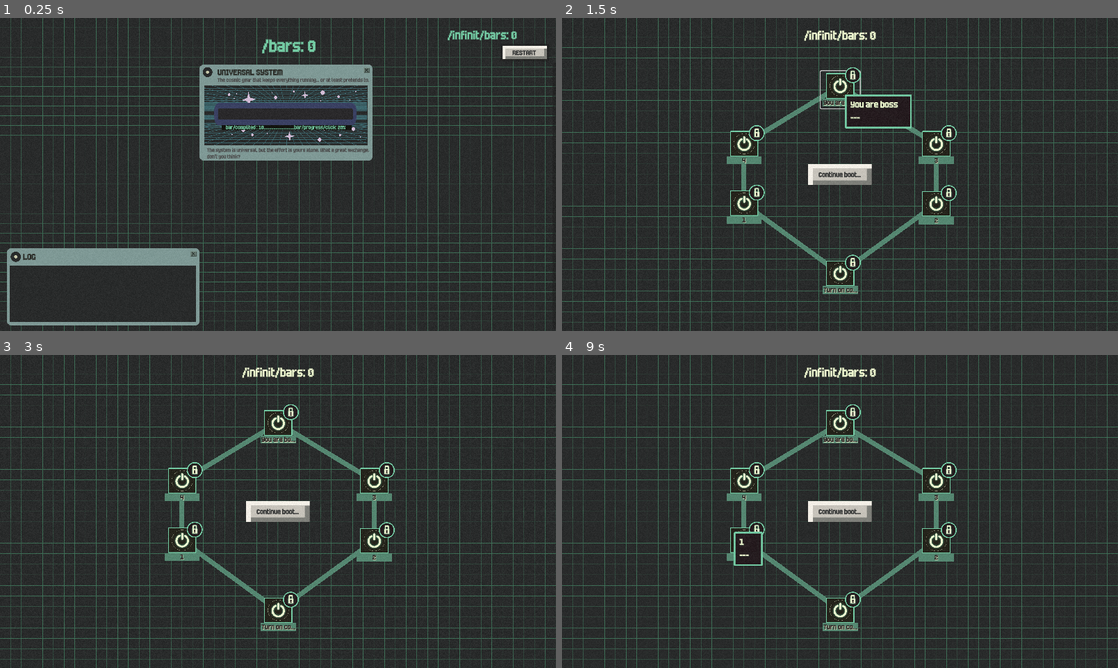
Above: before the commit, frames 1-4 (two rows, left to right).
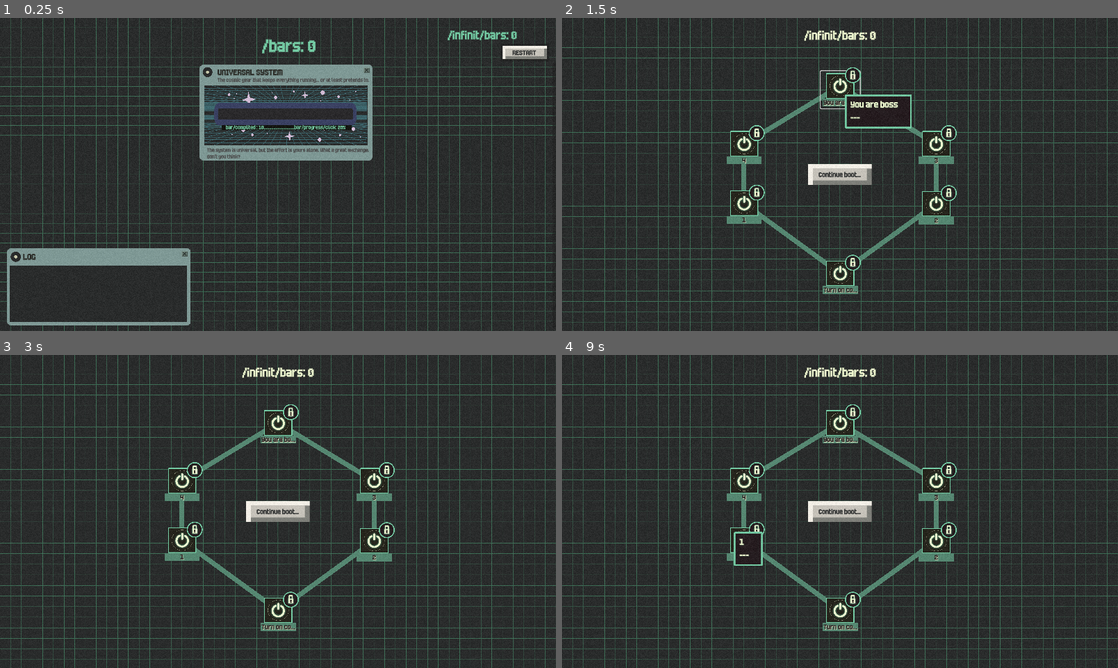
Above: after the commit, the same moments.

Repository: Dilumo/micro-clicker_game
Game: Godot game, scene res://Scenes/gameplay.tscn
Two runs of this game, one before a commit and one after it. Both use one fixed random seed, a clock stepped at 60 frames per second and the inputs below. This scene is started directly instead of the project's main scene. Sound files missing from this copy of the repository are replaced by a short silence.
Inputs (mouse positions are in pixels of both pictures, inside the frame that each line leads up to):
- Up to frame 1 (0.25 s): no input
- Up to frame 2 (1.5 s): click "RESTART" at 0.5 s; click (840, 89) at 1.27 s
- Up to frame 3 (3 s): click "Continue boot..." at 2 s; click "RESTART" at 2.75 s
- Up to frame 4 (9 s): click "Continue boot..." at 3.5 s; click "RESTART" at 4.25 s; click (840, 426) at 5.02 s; click (840, 426) at 5.77 s; click "Continue boot..." at 6.5 s; click "RESTART" at 7.25 s; tap Enter at 8 s; move the mouse to (962, 495) at 8.02 s; tap Space at 8.75 s; move the mouse to (728, 527) at 8.77 s

The runs differ from the first frame. In frame 1, 0.4% of the frame differs, in the area x 32-36%, y 73-99%; in frame 2, less than 0.1%; in frame 3, less than 0.1%; in frame 4, less than 0.1%.

Commit message:
auto bars saved

Diff:
--- a/Data/auto_bar/entorpy_bar.tres
+++ b/Data/auto_bar/entorpy_bar.tres
@@ -4,6 +4,7 @@
 
 [resource]
 script = ExtResource("1_nyxrv")
+file_path = "res://Data/auto_bar/entorpy_bar.tres"
 bar_name = "ENTORPY"
 bar_descripiton = "Why you coThe cosmic dance between creation and chaos. Kept low, the universe remains stable; left to chance, the stars fall in a chaotic ballet."
 sub_descriptions = Array[String](["Simple: less entropy, more time to procrastinate!"])
--- a/Data/auto_bar/equality_bar.tres
+++ b/Data/auto_bar/equality_bar.tres
@@ -4,6 +4,7 @@
 
 [resource]
 script = ExtResource("1_aiwb8")
+file_path = "res://Data/auto_bar/equality_bar.tres"
 bar_name = "Cosmic Equality"
 bar_descripiton = "It represents balance (or lack thereof) in the universe."
 sub_descriptions = Array[String](["The fuller it is, the more uneven the cosmos becomes. Funny, isn't it?", "Universal equity is like unicorns: beautiful in theory, but never seen.", "Click... I mean, watch as the bar insists on not changing anything."])
--- a/Scenes/gameplay.tscn
+++ b/Scenes/gameplay.tscn
@@ -75,8 +75,8 @@
 anchor_bottom = 0.979
 offset_left = 15.0
 offset_top = 0.199951
-offset_right = -0.0710449
-offset_bottom = -0.130005
+offset_right = -18.071
+offset_bottom = -0.130035
 theme_override_styles/panel = SubResource("StyleBoxEmpty_ofkyn")
 
 [node name="Log_popup" parent="Main/left_bar/Panel" instance=ExtResource("3_gtyio")]
@@ -215,9 +215,9 @@
 anchor_top = 0.335
 anchor_right = 0.7
 anchor_bottom = 1.0
-offset_left = -75.18
+offset_left = -50.18
 offset_top = 48.745
-offset_right = 107.4
+offset_right = 83.4
 grow_horizontal = 2
 grow_vertical = 0
 
--- a/Scenes/logo_screen.tscn
+++ b/Scenes/logo_screen.tscn
@@ -61,12 +61,14 @@
 
 [node name="noise_intro" type="AudioStreamPlayer2D" parent="."]
 stream = ExtResource("4_ma6f5")
-volume_db = -25.5
+volume_db = -11.0
 pitch_scale = 1.5
 
 [node name="effect_intro" type="AudioStreamPlayer2D" parent="."]
 stream = ExtResource("5_5ilke")
-volume_db = 9.0
+volume_db = 18.5
+pitch_scale = 0.99
 
 [node name="end_effect" type="AudioStreamPlayer2D" parent="."]
 stream = ExtResource("6_rf01e")
+volume_db = 24.0
--- a/Scenes/shader_layer.tscn
+++ b/Scenes/shader_layer.tscn
@@ -4,9 +4,9 @@
 
 [sub_resource type="ShaderMaterial" id="ShaderMaterial_fln07"]
 shader = ExtResource("1_6c1op")
-shader_parameter/Transparency = 15.875
-shader_parameter/GrainScale = 367.968
-shader_parameter/TransitionSpeed = 2.753
+shader_parameter/Transparency = 14.193
+shader_parameter/GrainScale = 374.999
+shader_parameter/TransitionSpeed = 5.0
 
 [node name="shader_layer" type="ColorRect"]
 material = SubResource("ShaderMaterial_fln07")
--- a/Scripts/GameManagement.gd
+++ b/Scripts/GameManagement.gd
@@ -5,4 +5,4 @@
 	if ResourceLoader.exists(scene_path):
 		get_tree().change_scene_to_file(scene_path)
 	else:
-		print("A cena não existe: ", scene_path)
+		print("The scene does not exist: ", scene_path)
--- a/Scripts/UpgradeManager.gd
+++ b/Scripts/UpgradeManager.gd
@@ -21,10 +21,12 @@
 	if upgrades_resource:
 		upgrades_data = upgrades_resource.upgrades
 	else:
-		print("Erro: Recurso de upgrades não configurado ou inválido.")
+		NotificationSystem.notify("System", "Upgrade resource not configured or invalid!", "error")
+
 	check_unlock_conditions()
+	update_active_upgrades()
+	restore_auto_bars()
 
-	update_active_upgrades()
 	global.points_changed.connect(check_unlock_conditions)
 	global.clicks_changed.connect(check_unlock_conditions)
 	EffectSystem.spawn_new_bar.connect(spawn_new_bar)
@@ -65,12 +67,12 @@
 
 	var error = expression.parse(condition, variables.keys())
 	if error != OK:
-		print("Erro ao analisar a expressão: ", expression.get_error_text())
+		NotificationSystem.notify("System", "Error executing expression: " + expression.get_error_text(), "error")
 		return false
 
 	var result = expression.execute(variables.values(), self)
 	if expression.has_execute_failed():
-		print("Erro ao executar a expressão")
+		NotificationSystem.notify("System", "Error executing expression!", "error")
 		return false
 
 	return result
@@ -145,6 +147,32 @@
 func apply_effect(effect_type: String, effect_value: float, bar : Resource = null):
 	EffectSystem.apply_effect(effect_type, effect_value, bar)
 
+func restore_auto_bars():
+	# Restaura todas as barras salvas em `resetable_stats`
+	for bar_name in global.resetable_stats.get("auto_bars", {}):
+		var bar_data_dict = global.resetable_stats["auto_bars"][bar_name]
+
+		# Carrega o recurso fixo original associado ao file_path
+		var file_path = bar_data_dict.get("file_path", null)
+		if not file_path or not FileAccess.file_exists(file_path):
+			print("File path is invalid or missing for bar: ", bar_name)
+			continue
+
+		var bar_data = load(file_path).duplicate() as AutoBarData
+		if bar_data == null:
+			print("Failed to load AutoBarData for bar: ", bar_name)
+			continue
+
+		bar_data.bar_name = bar_data_dict.get("bar_name", "Unnamed Bar")
+		bar_data.base_speed = bar_data_dict.get("base_speed", 1.0)
+		bar_data.points_per_cycle = bar_data_dict.get("points_per_cycle", 1)
+		bar_data.upgrade_cost = bar_data_dict.get("upgrade_cost", 10)
+		bar_data.max_progress = bar_data_dict.get("max_progress", 100)
+
+		# Chama spawn_new_bar com o objeto convertido
+		spawn_new_bar(bar_data)
+
+
 
 # Instancia uma nova barra automática
 func spawn_new_bar(data : AutoBarData):
@@ -152,4 +180,17 @@
 	auto_bars_container.add_child(auto_bar)
 	auto_bar.set_data(data)
 	auto_bar.sound_spawn_play()
+	# Salva como dicionário para evitar problemas de serialização
+	if not global.resetable_stats.has("auto_bars"):
+		global.resetable_stats["auto_bars"] = {}
+
+	global.resetable_stats["auto_bars"][data.bar_name] = {
+		"file_path" : data.file_path,
+		"bar_name": data.bar_name,
+		"base_speed": data.base_speed,
+		"points_per_cycle": data.points_per_cycle,
+		"upgrade_cost": data.upgrade_cost,
+		"max_progress": data.max_progress
+	}
+
 	emit_signal("new_bar", auto_bar)
--- a/Scripts/auto_bar.gd
+++ b/Scripts/auto_bar.gd
@@ -55,8 +55,24 @@
 	timer.wait_time = current_speed
 	timer.start()
 
+	update_resetable_state()
 	set_ui_data()
 	y_update_subdescription()
+
+func update_resetable_state():
+	# Atualiza os dados da barra no `resetable_stats`
+	if not global.resetable_stats.has("auto_bars"):
+		global.resetable_stats["auto_bars"] = {}
+
+	var updated_data = {
+		"file_path": autobar_data.file_path,
+		"bar_name": autobar_data.bar_name,
+		"base_speed": current_speed,
+		"points_per_cycle": current_points,
+		"upgrade_cost": current_cost,
+		"max_progress": autobar_data.max_progress
+	}
+	global.resetable_stats["auto_bars"][autobar_data.bar_name] = updated_data
 
 func set_ui_data() -> void:
 	title_label.text = autobar_data.bar_name
@@ -69,8 +85,13 @@
 
 # Loop function to change subdescription
 func y_update_subdescription() -> void:
+	if autobar_data.sub_descriptions.size() == 0:
+		subdescription_label.text = ""
+		return
+
 	var index = randi() % autobar_data.sub_descriptions.size()
 	subdescription_label.text = autobar_data.sub_descriptions[index]
+
 	await get_tree().create_timer(120.0).timeout
 	y_update_subdescription()
 
@@ -82,6 +103,7 @@
 	current_progress = 0
 	progress_bar.value = 0
 	timer.start()
+	update_resetable_state()
 
 func _process(delta):
 	# Incrementa o progresso com base no delta
@@ -98,6 +120,7 @@
 
 		timer.wait_time = current_speed
 		update_relativs_infos()
+		update_resetable_state()
 
 func _on_button_hover():
 	# Exibe tooltip com informações do próximo upgrade
--- a/Scripts/global.gd
+++ b/Scripts/global.gd
@@ -17,7 +17,8 @@
 	"points_multiplier": 1.0,
 	"speed_multiplier": 1.0,
 	"section_points_bar": 0,
-	"acquired_upgrades": {}
+	"acquired_upgrades": {},
+	"auto_bars" : {}
 }
 
 # Valores padrão para resetáveis
@@ -27,7 +28,8 @@
 	"points_multiplier": 1.0,
 	"speed_multiplier": 1.0,
 	"section_points_bar": 0,
-	"acquired_upgrades": {}
+	"acquired_upgrades": {},
+	"auto_bars" : {}
 }
 
 # Estatísticas permanentes (upgrades permanentes)
@@ -133,13 +135,20 @@
 # Salvar os dados no arquivo
 func save_game() -> void:
 	var file = FileAccess.open(save_file_path, FileAccess.WRITE)
+	# Obtém data e hora atuais
+	var datetime = Time.get_datetime_dict_from_system()
+	var formatted_time = str(datetime.hour).lpad(2, "0") + ":" + str(datetime.minute).lpad(2, "0")
 	if file:
 		file.store_string(JSON.stringify(get_save_data()))
 		file.close()
-		NotificationSystem.notify("System", "Game saved!", "info")
+
+		# Notifica o jogador
+		NotificationSystem.notify("System", "Game saved at " + formatted_time, "info")
+
 		emit_signal("game_saved")
 	else:
-		print("Falha ao salvar o jogo!")
+		NotificationSystem.notify("System", "Erro on saved game at " + formatted_time, "error")
+
 
 # Carregar o jogo do arquivo
 func load_game() -> bool:
@@ -174,3 +183,4 @@
 func l_save_timer() -> void:
 	await get_tree().create_timer(60 * save_timer).timeout
 	save_game()
+	l_save_timer()
--- a/Scripts/global/EffectSystem.gd
+++ b/Scripts/global/EffectSystem.gd
@@ -15,35 +15,35 @@
 		"new_bar":
 			spawn_new_bar.emit(bar)
 		_:
-			print("Unknown effect type:", effect_type)
+			NotificationSystem.notify("System", "Unknown effect type: " + effect_type, "error")
 
 func get_readable_effect_name(effect_type: String) -> String:
 	match effect_type:
 		"main_bar_speed":
-			return "Velocidade Barra"
+			return "Bar Speed"
 		"main_bar_points":
-			return "Pontos Barra"
+			return "Bar Points"
 		"permanent_main_bar_speed":
-			return "Velocidade Sistema Base"
+			return "Base System Speed"
 		"permanent_main_bar_points":
-			return "Pontos Sistema Base"
+			return "Base System Points"
 		"new_bar":
-			return "Nova Barra"
+			return "New Bar"
 		_:
-			return "Efeito Desconhecido"
+			return "Unknown Effect"
 
 
 func get_readable_effect(effect_type: String) -> String:
 	match effect_type:
 		"main_bar_speed":
-			return "Aumenta a velocidade da barra principal temporariamente."
+			return "Temporarily increases the speed of the main bar."
 		"main_bar_points":
-			return "Aumenta a quantidade de pontos ganhos por clique na barra principal temporariamente."
+			return "Temporarily increases the points gained per click on the main bar."
 		"permanent_main_bar_speed":
-			return "Aumenta permanentemente a velocidade base da barra principal."
+			return "Permanently increases the base speed of the main bar."
 		"permanent_main_bar_points":
-			return "Aumenta permanentemente os pontos ganhos por clique na barra principal."
+			return "Permanently increases the points gained per click on the main bar."
 		"new_bar":
-			return "Adiciona uma nova barra para interação."
+			return "Adds a new bar for interaction."
 		_:
-			return "Efeito desconhecido."
+			return "Unknown effect."
--- a/Scripts/logo_screen.gd
+++ b/Scripts/logo_screen.gd
@@ -70,14 +70,14 @@
 	if shader_layer.material and shader_layer.material is ShaderMaterial:
 		shader_layer.material.set_shader_parameter("TransitionSpeed", speed)
 	else:
-		print("Material do ColorRect não encontrado ou não é um ShaderMaterial!")
+		print("ColorRect material not found or not a ShaderMaterial!")
 
 # Ajusta diretamente o grain scale no shader
 func adjust_grain_scale(scale: float) -> void:
 	if shader_layer.material and shader_layer.material is ShaderMaterial:
 		shader_layer.material.set_shader_parameter("GrainScale", scale)
 	else:
-		print("Material do ColorRect não encontrado ou não é um ShaderMaterial!")
+		print("ColorRect material not found or not a ShaderMaterial!")
 
 # Gradualmente ajusta a velocidade do shader
 func transition_shader_speed(target_speed: float, duration: float) -> void:
@@ -85,7 +85,7 @@
 		var tween = create_tween()
 		tween.tween_property(self, "_shader_speed", target_speed, duration).set_trans(Tween.TRANS_LINEAR).set_ease(Tween.EASE_IN_OUT)
 	else:
-		print("Material do ColorRect não encontrado ou não é um ShaderMaterial!")
+		print("ColorRect material not found or not a ShaderMaterial!")
 
 # Gradualmente ajusta o grain scale do shader
 func transition_grain_scale(target_scale: float, duration: float) -> void:
@@ -93,7 +93,7 @@
 		var tween = create_tween()
 		tween.tween_property(self, "_grain_scale", target_scale, duration).set_trans(Tween.TRANS_LINEAR).set_ease(Tween.EASE_IN_OUT)
 	else:
-		print("Material do ColorRect não encontrado ou não é um ShaderMaterial!")
+		print("ColorRect material not found or not a ShaderMaterial!")
 
 # Atualiza o valor do TransitionSpeed no shader
 func set_shader_speed(value: float) -> void:
--- a/Scripts/resourses/autobar_data.gd
+++ b/Scripts/resourses/autobar_data.gd
@@ -2,6 +2,7 @@
 
 class_name AutoBarData
 
+@export var file_path : String # Caminho do arquivo
 @export var bar_name : String = "how is there?" # Nome da barra
 @export var bar_descripiton : String = "what do you do?" # Descrição da barra
 @export var sub_descriptions : Array[String]
Not shown: 1 places in Scenes/log_popup.tscn that only renumber resources
